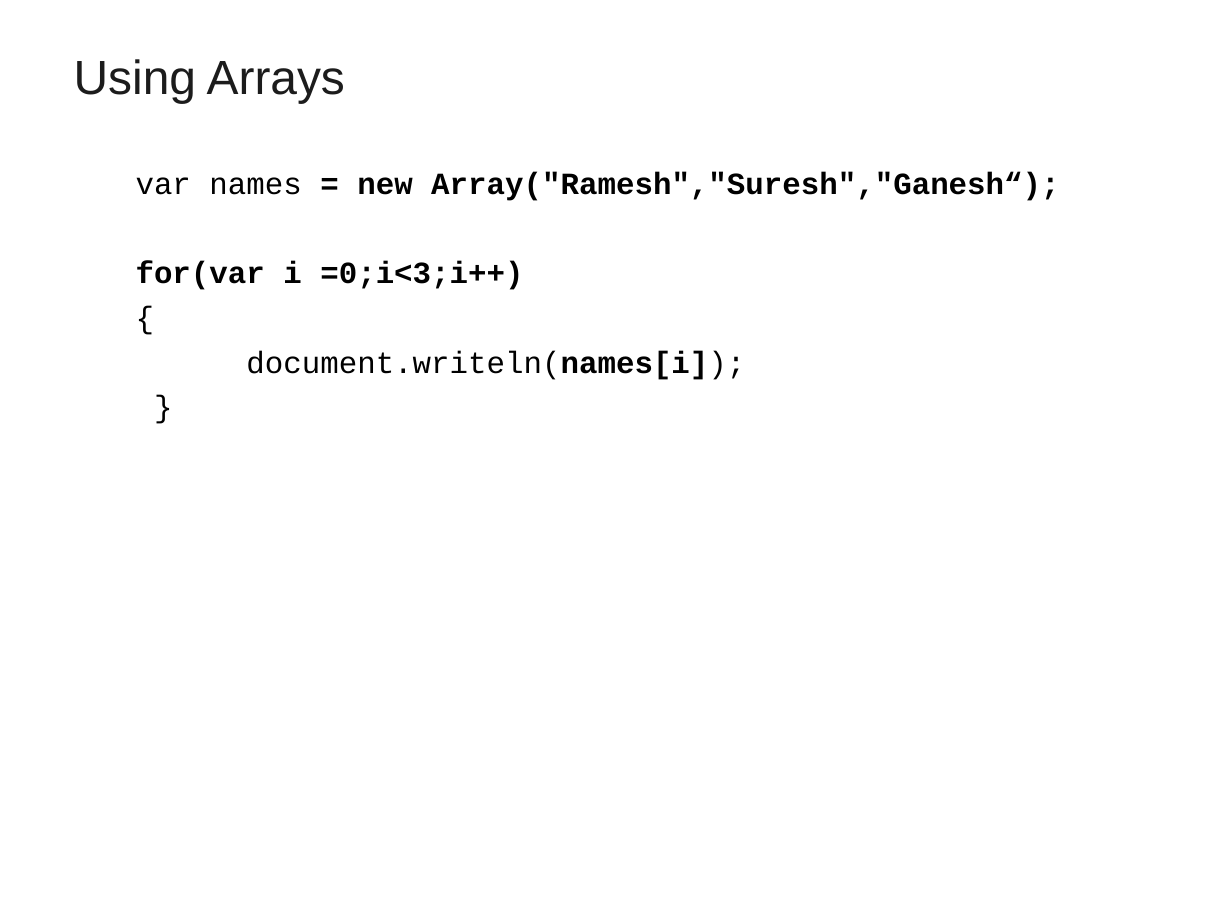
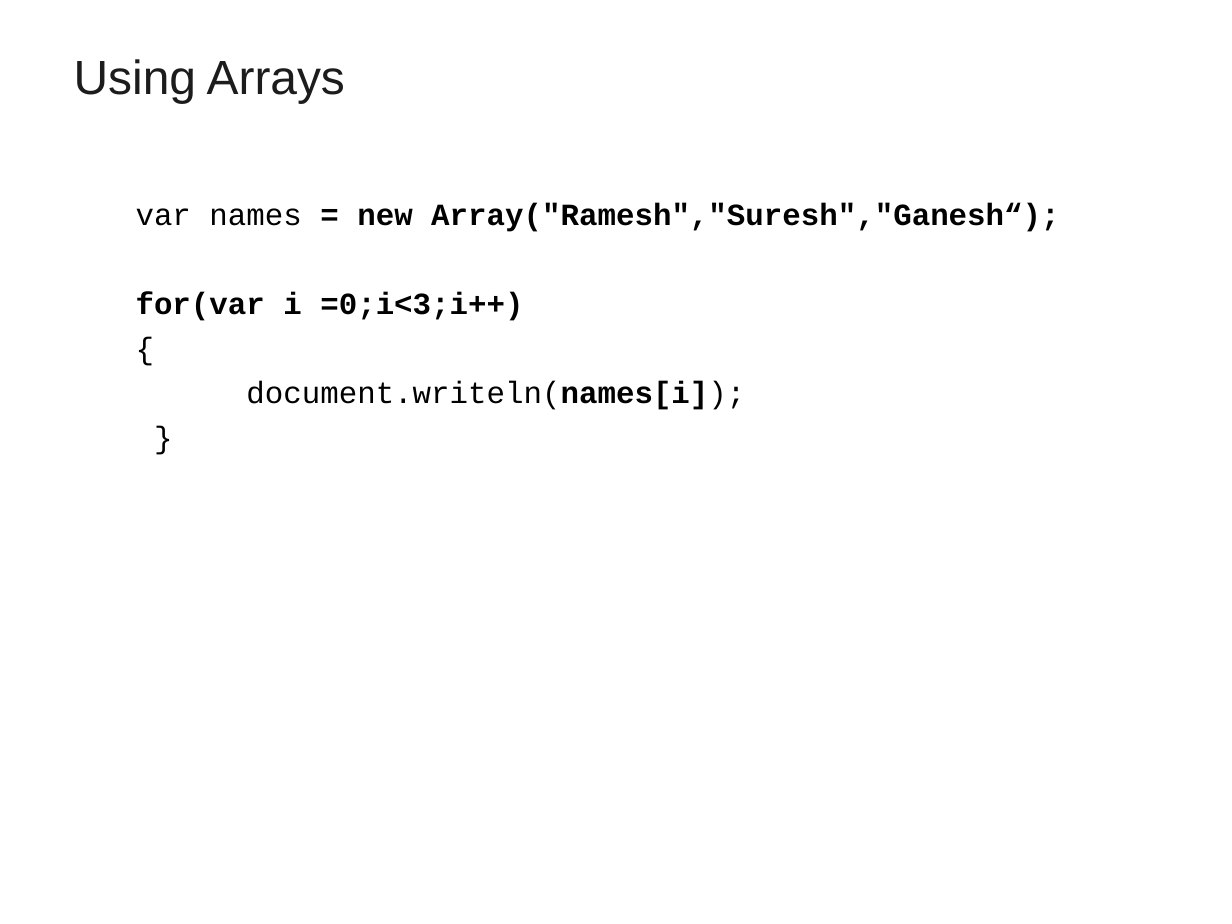
Before and after one commit to vatsanTraining/ui_june_2024, a slide deck: slide 65 of JavaScript_Module1_2024.pptx (slide 66 before the commit). Drawn at 1232x924 pixels with LibreOffice and Linux fonts; fonts in the diff are those of the drawing; background and template pictures are left out. Boxes give left, top, right and bottom in pixels: in the first picture for what was removed or moved away, otherwise in the second. Text is boxed around its words. In the diff, an @@ line names an element or a change of style, - is before the commit and + after.

```diff
--- a/JavaScript_Module1_2024.pptx
+++ b/JavaScript_Module1_2024.pptx
@@ text "var names = new Array("Ramesh","Suresh","Ganesh“);": place and size @@
-text "var names = new Array("Ramesh","Suresh","Ganesh“);" at (136, 172, 1059, 380)
+text "var names = new Array("Ramesh","Suresh","Ganesh“);" at (136, 203, 1059, 410)
```
Also in this commit, not shown: 5 other slides changed, 2 slides removed, 24 other files.
